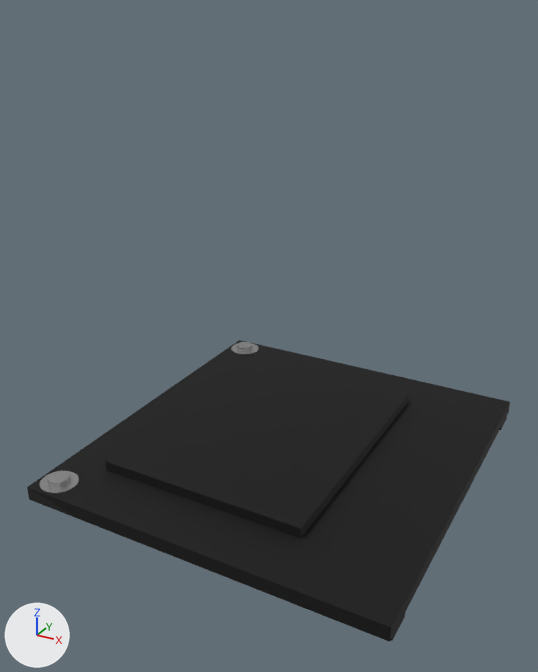
The Blender file lib/Sources.blend: old version first, new version second.
One viewpoint serves both versions: a 50 mm lens placed at (0.237, -0.431, 0.311), pointed at (0.013, -0.024, 0.108). Every picture has the same lights, and +X, +Y and +Z are marked at lower left.

In view in the first picture: 'Tilt_Stand'.
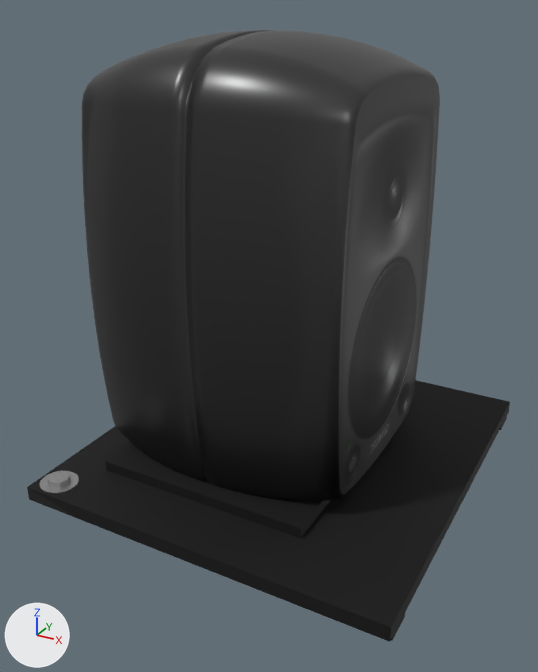
Pixel boxes (x1, y1, x2, y2) of what changed, in the pictures (538 x 672 px):
'Genelec', shown (black)
    after: (82, 30, 440, 502)

Diff of the bpy script that builds the scene:
```diff
--- a/lib/Sources.blend.py
+++ b/lib/Sources.blend.py
@@ ob_genelec @@
 ob_genelec.location = (0.0, 0.0, 0.0)
-ob_genelec.hide_set(True)
```
